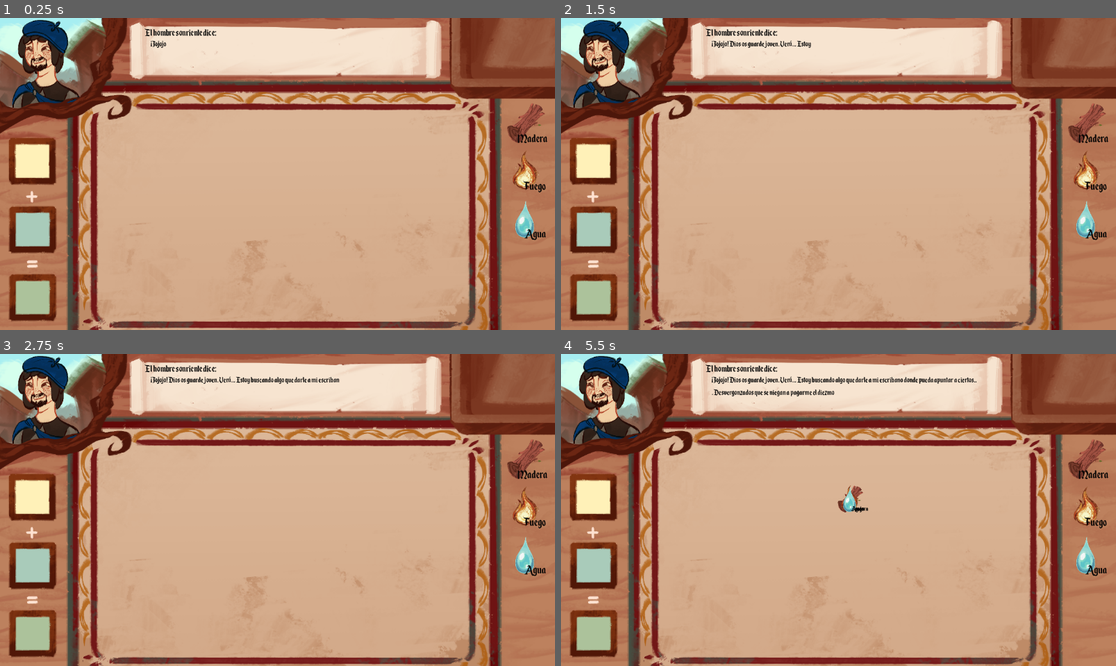
Above: before the commit, frames 1-4 (two rows, left to right).
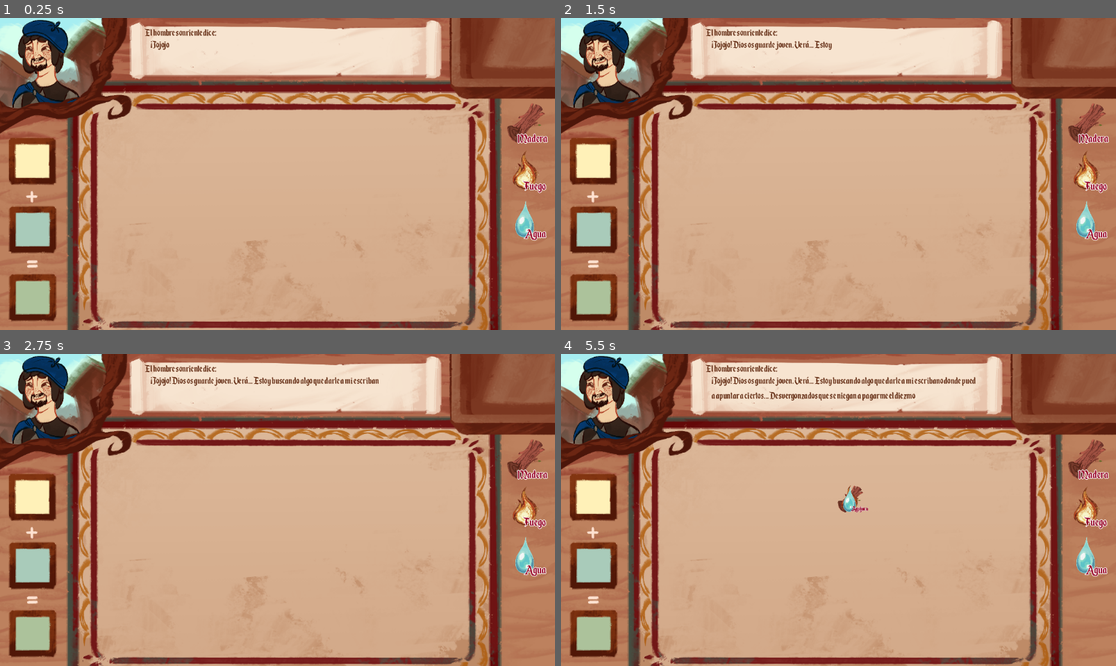
Above: after the commit, the same moments.

Repository: Couselin/CoruJam_RadiacionAlpha
Game: Godot game, scene res://00_scenes/mainScene.tscn
Same seed, same stepped clock (60 frames per second), same inputs: the game is played once before the commit and once after it.
Inputs (mouse positions are in pixels of both pictures, inside the frame that each line leads up to):
- Up to frame 1 (0.25 s): no input
- Up to frame 2 (1.5 s): move the mouse to (594, 161) at 0.52 s; press the mouse at (594, 161) at 0.53 s; move the mouse to (594, 230) at 1.27 s; release the mouse at (594, 230) at 1.28 s; click (594, 230) at 1.35 s
- Up to frame 3 (2.75 s): move the mouse to (510, 385) at 2.02 s; press the mouse at (510, 385) at 2.03 s
- Up to frame 4 (5.5 s): move the mouse to (1088, 456) at 2.77 s; release the mouse at (1088, 456) at 2.78 s; click (1088, 456) at 2.85 s; move the mouse to (1088, 506) at 3.52 s; press the mouse at (1088, 506) at 3.53 s; move the mouse to (1088, 553) at 4.27 s; release the mouse at (1088, 553) at 4.28 s; click (1088, 553) at 4.35 s; move the mouse to (1088, 600) at 5.02 s; press the mouse at (1088, 600) at 5.03 s

The runs differ from the first frame. In frame 1, 0.5% of the frame differs, in the area x 26-99%, y 3-72%; in frame 2, 0.8%; in frame 3, 1.1%; in frame 4, 2.0%.

Commit message:
Estilo de texto to guapo

Diff:
--- a/01_assets/01_ui/01_tipogafia/TextoDialogos.tres
+++ b/01_assets/01_ui/01_tipogafia/TextoDialogos.tres
@@ -5,4 +5,4 @@
 [resource]
 font = ExtResource("1_i8hh2")
 font_size = 19
-font_color = Color(0.012617188, 0.012617188, 0.012617188, 1)
+font_color = Color(0.38039216, 0.16078432, 0.06666667, 1)
--- a/01_assets/01_ui/01_tipogafia/TextoNombre.tres
+++ b/01_assets/01_ui/01_tipogafia/TextoNombre.tres
@@ -5,4 +5,4 @@
 [resource]
 font = ExtResource("1_x4rix")
 font_size = 23
-font_color = Color(0.012617188, 0.012617188, 0.012617188, 1)
+font_color = Color(0.3801536, 0.16248727, 0.065339915, 1)
--- a/01_assets/01_ui/01_tipogafia/TextoObjetos.tres
+++ b/01_assets/01_ui/01_tipogafia/TextoObjetos.tres
@@ -5,4 +5,5 @@
 [resource]
 font = ExtResource("1_h0c1x")
 font_size = 28
-font_color = Color(0.012617188, 0.012617188, 0.012617188, 1)
+font_color = Color(0.5843771, 0, 0.1322253, 1)
+outline_size = 5
--- a/01_assets/01_ui/01_tipogafia/TextoObjetosItems.tres
+++ b/01_assets/01_ui/01_tipogafia/TextoObjetosItems.tres
@@ -5,4 +5,5 @@
 [resource]
 font = ExtResource("1_vwl4b")
 font_size = 64
-font_color = Color(0.012617188, 0.012617188, 0.012617188, 1)
+font_color = Color(0.58431375, 0, 0.13333334, 1)
+outline_size = 6
--- a/01_assets/03_dialogos/Dialogue.tscn
+++ b/01_assets/03_dialogos/Dialogue.tscn
@@ -2,7 +2,6 @@
 
 [ext_resource type="Script" uid="uid://wjx64atlqmox" path="res://01_assets/03_dialogos/dialogoBasic.gd" id="1_nux56"]
 [ext_resource type="LabelSettings" uid="uid://c4j8djbkn4tii" path="res://01_assets/01_ui/01_tipogafia/TextoNombre.tres" id="2_gs406"]
-[ext_resource type="LabelSettings" uid="uid://cn7ww6k6nuif1" path="res://01_assets/01_ui/01_tipogafia/TextoDialogos.tres" id="3_gs406"]
 
 [node name="Control" type="Control" unique_id=1773824511]
 layout_mode = 3
@@ -29,7 +28,7 @@
 offset_right = 564.0
 offset_bottom = 101.0
 text = "¿Eh, hola? ¿Se encuentra alguien ahí? ¡Oh, buen señor, alabado sea! Mire, realmente preciso de su ayuda. Un enano muy alto me retó a mirar al sol, ¡ese canalla sabía que mi vista empeoraría y  robó todas mis manzas! Por favor, necesito algo que me ayude a ver mejor ¿Un hechizo pueda ser?"
-label_settings = ExtResource("3_gs406")
+label_settings = ExtResource("2_gs406")
 autowrap_mode = 1
 
 [node name="Timer" type="Timer" parent="." unique_id=855158881]
